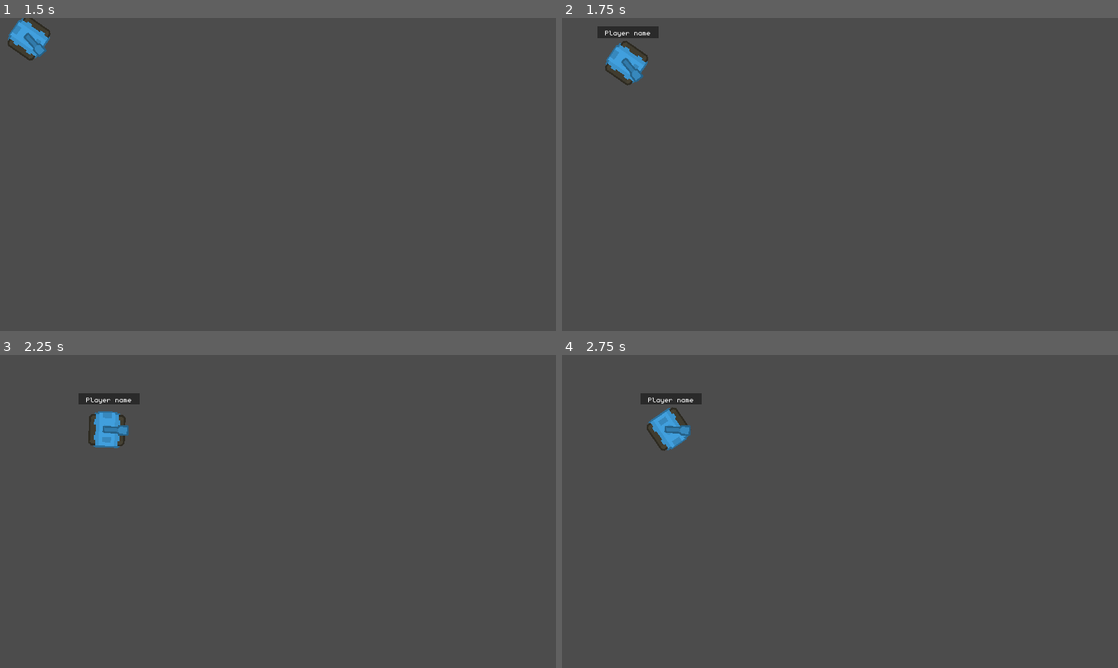
Above: before the commit, frames 1-4 (two rows, left to right).
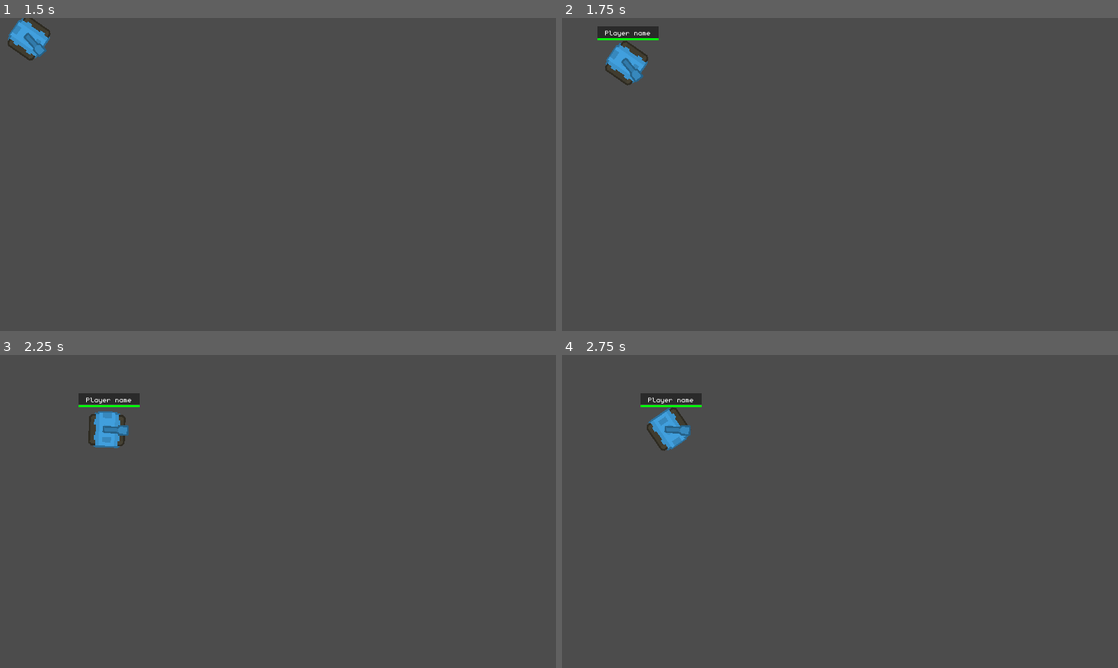
Above: after the commit, the same moments.

Repository: palmalcheg-new/retro-tank-party
Game: Godot game, scene res://tanks/Player1.tscn
Same seed, same stepped clock (60 frames per second), same inputs: the game is played once before the commit and once after it. This scene is started directly instead of the project's main scene.
Inputs (mouse positions are in pixels of both pictures, inside the frame that each line leads up to):
- Up to frame 1 (1.5 s): tap Enter at 0.5 s; move the mouse to (400, 158) at 0.52 s; hold D (player_turn_right) 0.53-1.28 s; click (400, 158) at 0.6 s; tap Space at 1.25 s; move the mouse to (166, 190) at 1.27 s; hold S (player_backward) from 1.28 s (still down); click (166, 190) at 1.35 s
- Up to frame 2 (1.75 s): keep holding S (player_backward)
- Up to frame 3 (2.25 s): move the mouse to (333, 442) at 2.02 s; release S (player_backward) at 2.03 s; hold D (player_turn_right) from 2.03 s (still down); click (333, 442) at 2.1 s
- Up to frame 4 (2.75 s): keep holding D (player_turn_right)

Frame 1 is identical in both runs. In frame 2, less than 0.1% of the frame differs, in the area x 6-18%, y 6-8%; in frame 3, less than 0.1%; in frame 4, less than 0.1%.

Commit message:
Add health bar

Diff:
--- a/Bullet.gd
+++ b/Bullet.gd
@@ -2,7 +2,7 @@
 
 var vector := Vector2()
 
-var speed = 300
+var speed = 700
 var damage = 10
 
 func _ready():
@@ -17,13 +17,13 @@
 func _process(delta: float) -> void:
 	position += vector * speed * delta
 
-func explode():
+remotesync func explode():
 	queue_free()
 
 func _on_Bullet_body_entered(body: PhysicsBody2D) -> void:
 	if body.has_method("take_damage"):
-		body.take_damage(damage)
-		explode()
+		body.rpc("take_damage", damage)
+	explode()
 
 func _on_LifetimeTimer_timeout() -> void:
 	explode()
--- a/tanks/Tank.gd
+++ b/tanks/Tank.gd
@@ -4,10 +4,11 @@
 export (PackedScene) var Bullet = preload("res://Bullet.tscn")
 
 var turn_speed : int = 5
-var speed : int = 400 # 100
+var speed : int = 400
 var velocity := Vector2()
 
 var info_offset : Vector2
+var health_bar_max : int
 
 var health := 100
 var can_shoot := true
@@ -16,6 +17,8 @@
 	info_offset = $Info.position
 	$Info.set_as_toplevel(true)
 	$Info.position = global_position + info_offset
+
+	health_bar_max = $Info/Health.rect_size.x
 
 	# If testing tank on its own, make player controlled
 	if get_tree().current_scene == self:
@@ -70,10 +73,15 @@
 func _on_ShootCooldownTimer_timeout() -> void:
 	can_shoot = true
 
-func take_damage(damage : int) -> void:
+master func take_damage(damage : int) -> void:
 	health -= damage
 	if health <= 0:
 		rpc("die")
+	else:
+		rpc("update_health", health)
+
+remotesync func update_health(_health) -> void:
+	$Info/Health.rect_size.x = (float(_health) / 100) * health_bar_max
 
 remotesync func die() -> void:
 	queue_free()
--- a/tanks/Tank.tscn
+++ b/tanks/Tank.tscn
@@ -41,7 +41,7 @@
 [node name="Info" type="Node2D" parent="."]
 position = Vector2( -66, -83 )
 
-[node name="ColorRect" type="ColorRect" parent="Info"]
+[node name="Background" type="ColorRect" parent="Info"]
 margin_right = 51.0
 margin_bottom = 40.0
 rect_scale = Vector2( 2.76, 0.643416 )
@@ -57,6 +57,12 @@
 align = 1
 clip_text = true
 
+[node name="Health" type="ColorRect" parent="Info"]
+margin_top = 26.0
+margin_right = 141.0
+margin_bottom = 31.0
+color = Color( 0, 1, 0.0392157, 1 )
+
 [node name="ShootCooldownTimer" type="Timer" parent="."]
 wait_time = 0.25
 one_shot = true
Not shown, changed: TODO.txt
